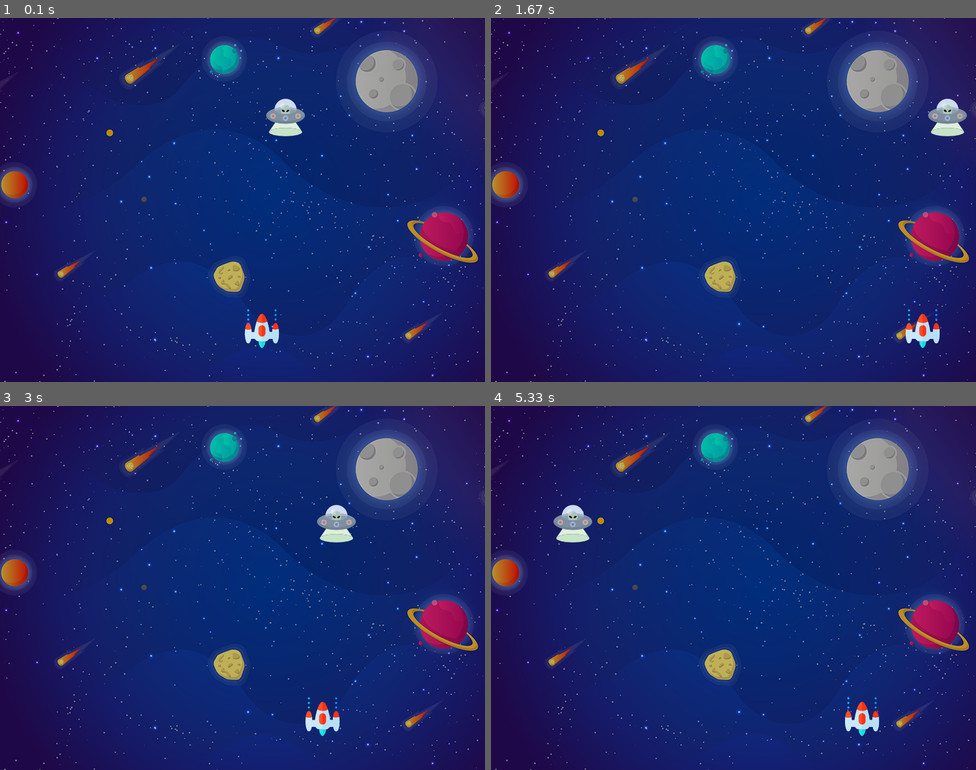
Above: before the commit, frames 1-4 (two rows, left to right).
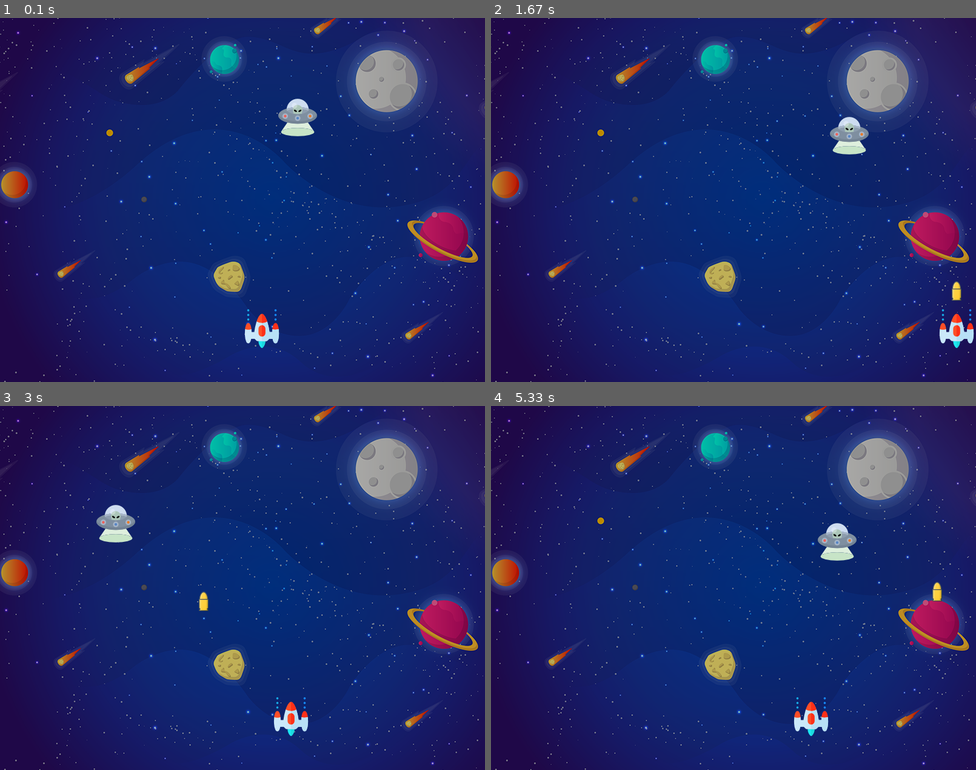
Above: after the commit, the same moments.

Repository: bhavikkasundra55/pygame
Game: pygame game, started from main.py
The game is run twice, just before and just after one commit, with the same random seed, the same clock (stepped at 60 frames per second) and the same inputs.
Inputs:
- Up to frame 1 (0.1 s): no input
- Up to frame 2 (1.67 s): tap Space at 0.33, 0.73, 1.03, 1.23, 1.53 s; hold Right 0.67-1.13 s; hold Right 1.17-1.63 s
- Up to frame 3 (3 s): hold Left 1.67-2.2 s; tap Space at 1.73, 2.03, 2.3, 2.6, 2.73 s; hold Left 2.23-2.63 s; hold Right from 2.67 s (still down)
- Up to frame 4 (5.33 s): tap Space at 3.03, 3.4, 3.7, 3.9, 4.2, 4.4, 4.7, 4.9, 5.2 s; release Right at 3.3 s; hold Left 3.33-3.8 s; hold Right 3.83-4.3 s; hold Right 4.33-4.8 s; hold Left from 4.83 s (still down)

The runs differ from the first frame. In frame 1, 0.6% of the frame differs, in the area x 54-66%, y 22-33%; in frame 2, 2.0%; in frame 3, 2.0%; in frame 4, 2.0%, in the area x 12-93%, y 27-91%.

Commit message:
Collision update and score counting

Diff:
--- a/main.py
+++ b/main.py
@@ -1,5 +1,6 @@
 import pygame
 import random
+from math import pow, sqrt
 
 # Initialize pygame
 pygame.init()
@@ -13,6 +14,8 @@
 
 background = pygame.image.load('background.png')
 
+score = 0
+
 playerimg = pygame.image.load('player1.png')
 playerX = 400
 playerY = 480
@@ -21,7 +24,7 @@
 enemyimg = pygame.image.load('enemy.png')
 enemyX = random.randint(0, 736)
 enemyY = random.randint(32, 250)
-enemyX_change = 3
+enemyX_change = 5
 enemyY_change = 30
 
 bulletimg = pygame.image.load('bullet.png')
@@ -45,6 +48,13 @@
     screen.blit(bulletimg, (x + 16, y + 10))
 
 
+def isCollision(enemyX, enemyY, bulletX, bulletY):
+    dist = sqrt((pow(-bulletX + enemyX, 2)) + (pow(-bulletY + enemyY, 2)))
+    if dist <= 27:
+        return True
+    return False
+
+
 # Create game loop
 running = True
 while running:
@@ -56,12 +66,14 @@
             running = False
         if event.type == pygame.KEYDOWN:
             if event.key == pygame.K_LEFT:
-                playerX_change = -5
+                playerX_change = -8
             if event.key == pygame.K_RIGHT:
-                playerX_change = 5
+                playerX_change = 8
             if event.key == pygame.K_SPACE:
-                fire_bullet(playerX, bulletY)
-                bulletX = playerX
+                if bullet_state == 0:
+                    bulletX = playerX
+                    fire_bullet(bulletX, bulletY)
+
         if event.type == pygame.KEYUP:
             if event.key == pygame.K_RIGHT or event.key == pygame.K_LEFT:
                 playerX_change = 0
@@ -76,16 +88,29 @@
     enemyX += enemyX_change
 
     if enemyX <= 0:
-        enemyX_change = 3
+        enemyX_change = 5
         enemyY += enemyY_change
     elif enemyX >= 740:
-        enemyX_change = -3
+        enemyX_change = -5
         enemyY += enemyY_change
+
+    if bulletY <= 0:
+        bullet_state = 0
+        bulletY = 480
 
     if bullet_state == 1:
         fire_bullet(bulletX, bulletY)
         bulletY -= bulletY_change
 
+    collision = isCollision(enemyX,enemyY,bulletX,bulletY)
+    if collision:
+        bulletY = 480
+        score +=1
+        bullet_state = 0
+        print(score)
+        enemyX = random.randint(0, 736)
+        enemyY = random.randint(32, 250)
+
     player(playerX, playerY)
     enemy(enemyX, enemyY)
     pygame.display.update()
